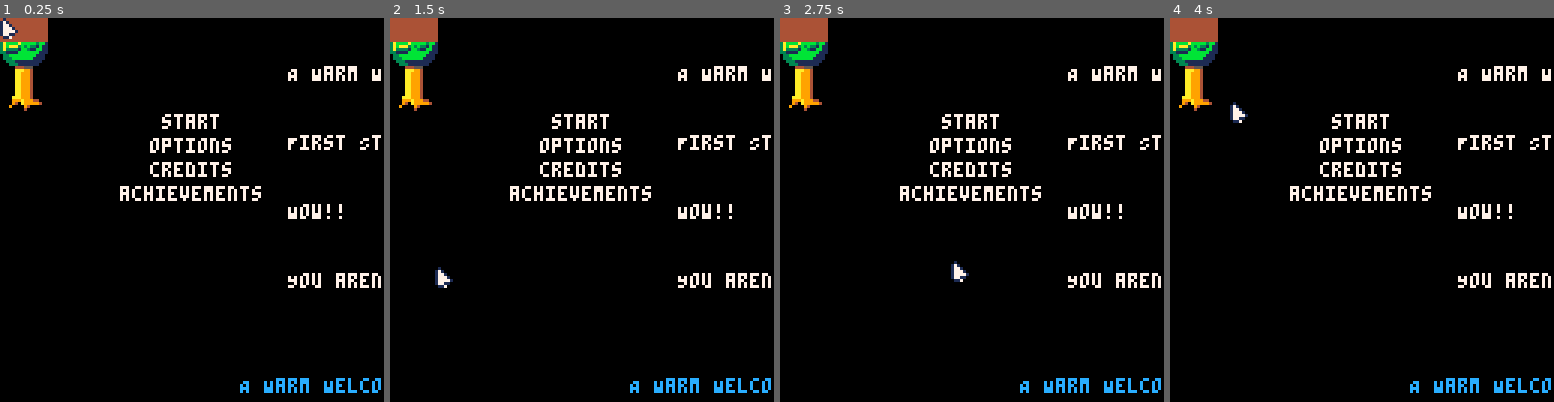
Above: before the commit, frames 1-4 (left to right).
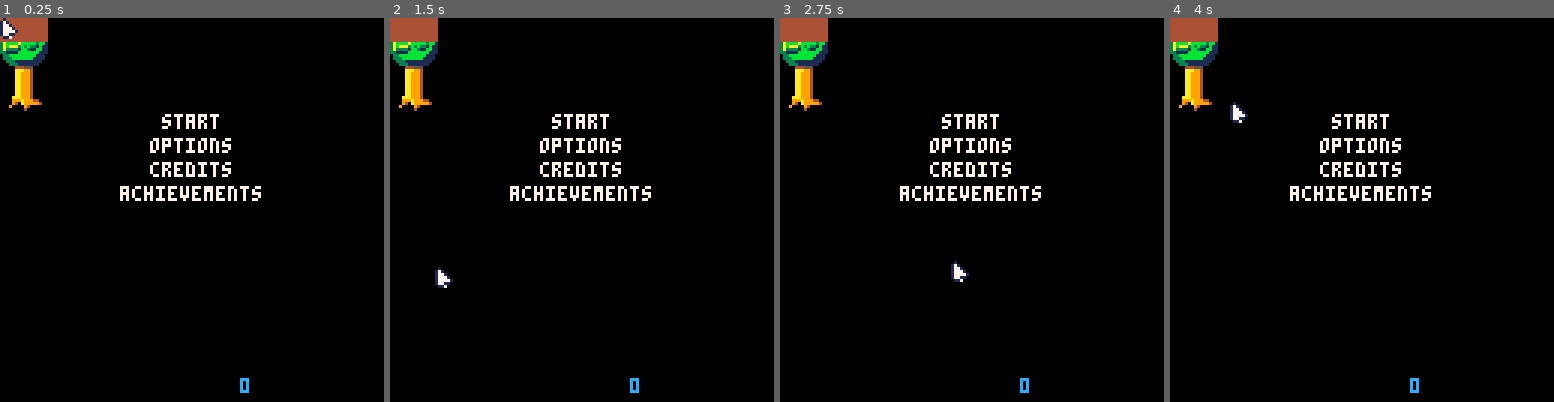
Above: after the commit, the same moments.

Repository: Mastoast/LDJam58
Game: PICO-8 cartridge ldjam58.p8
Same seed, same stepped clock (60 frames per second), same inputs: the game is played once before the commit and once after it.
Inputs (mouse positions are in pixels of both pictures, inside the frame that each line leads up to):
- Up to frame 1 (0.25 s): no input
- Up to frame 2 (1.5 s): tap X (X key) at 0.33, 1.07 s; click (670, 121) at 0.67 s; click (436, 267) at 1.22 s
- Up to frame 3 (2.75 s): click (887, 114) at 1.77 s; tap X (X key) at 1.85 s; click (952, 259) at 2.32 s
- Up to frame 4 (4 s): click (1404, 106) at 2.87 s; tap X (X key) at 2.97 s; click (1465, 256) at 3.42 s; click (1231, 102) at 3.97 s

The runs differ from the first frame. In frame 1, 2.0% of the frame differs, in the area x 62-100%, y 12-98%; in frame 2, 2.0%; in frame 3, 2.0%; in frame 4, 2.0%.

Commit message:
Add badges screen

Diff:
--- a/main.lua
+++ b/main.lua
@@ -14,6 +14,7 @@
     init_level()
     init_main_menu()
     init_achievements_menu()
+    create(cursor, -120, -120)
 end
 
 function init_level()
@@ -59,6 +60,10 @@
 
         o.hover = on_cursor(o)
         o:update()
+
+        if btnp(5) and o.hover then
+            o:on_click()
+        end
 
         if o.destroyed then
             del(objects, o)
--- a/menu.lua
+++ b/menu.lua
@@ -1,8 +1,8 @@
-menu = {}
-menu.objects = {}
+main_menu = {x = 0, y = 0}
+badges_menu = {x = 128, y = 128}
+
 
 function init_main_menu()
-    create(cursor, -120, -120)
     --
     local start = create(text, 64, 32)
     start.text = "start"
@@ -20,14 +20,12 @@
     achievements.text = "achievements"
     achievements.is_centered = true
     achievements:init()
+    achievements.on_click = move_to_achievements
 end
 
-
-
 function init_achievements_menu()
-    printable = all_achievements[1].name
-    local x, y = 0, 0
-    local mx, my = 96, 16
+    local x, y = badges_menu.x + 0, badges_menu.y + 0
+    local mx, my = 8, 16
     local distance = 23
     local line_size = 1
     for i = 0, #all_achievements - 1 do
@@ -37,3 +35,11 @@
         badge.tip = all_achievements[i+1].tip
     end
 end
+
+function move_to_main_menu(self)
+    tcam.x, tcam.y = main_menu.x, main_menu.y
+end
+
+function move_to_achievements(self)
+    tcam.x, tcam.y = badges_menu.x, badges_menu.y
+end
